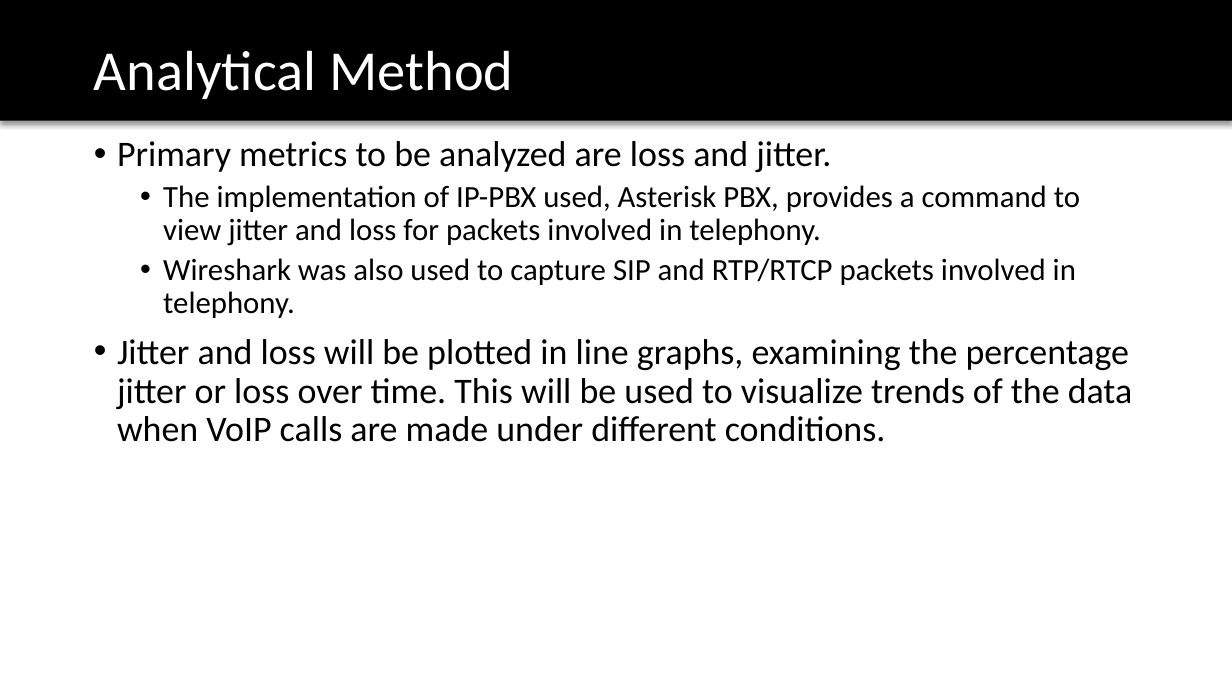
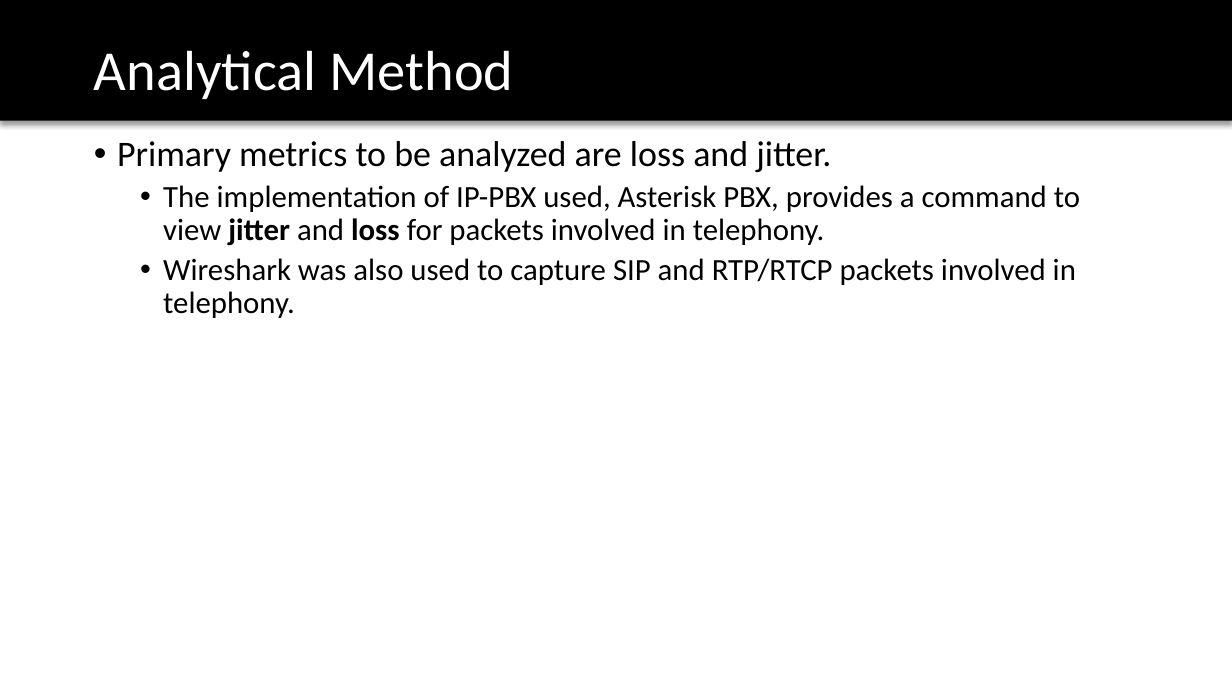
Before and after one commit to TrupeshKumarPatel/IoT_RaspberryPi, a slide deck: slide 14 of project_presentation/VoIP_final_presentation.pptx (slide 13 before the commit). Drawn at 1232x693 pixels with LibreOffice and Linux fonts; fonts in the diff are those of the drawing; background and template pictures are left out. Boxes give left, top, right and bottom in pixels: in the first picture for what was removed or moved away, otherwise in the second. Text is boxed around its words. In the diff, an @@ line names an element or a change of style, - is before the commit and + after.

Commit message:
Update @03:42 on Apr27

```diff
--- a/project_presentation/VoIP_final_presentation.pptx
+++ b/project_presentation/VoIP_final_presentation.pptx
@@ text at (x1=163, y1=185, x2=1080, y2=246): bold on in "jitter loss" @@
@@ text at (x1=117, y1=339, x2=1133, y2=442): paragraph removed @@
-• Jitter and loss will be plotted in line graphs, examining the percentage jitter or loss over time. This will be used to visualize trends of the data when VoIP calls are made under different conditions.
```
Also in this commit, not shown: 2 other slides changed, 1 slide added.
